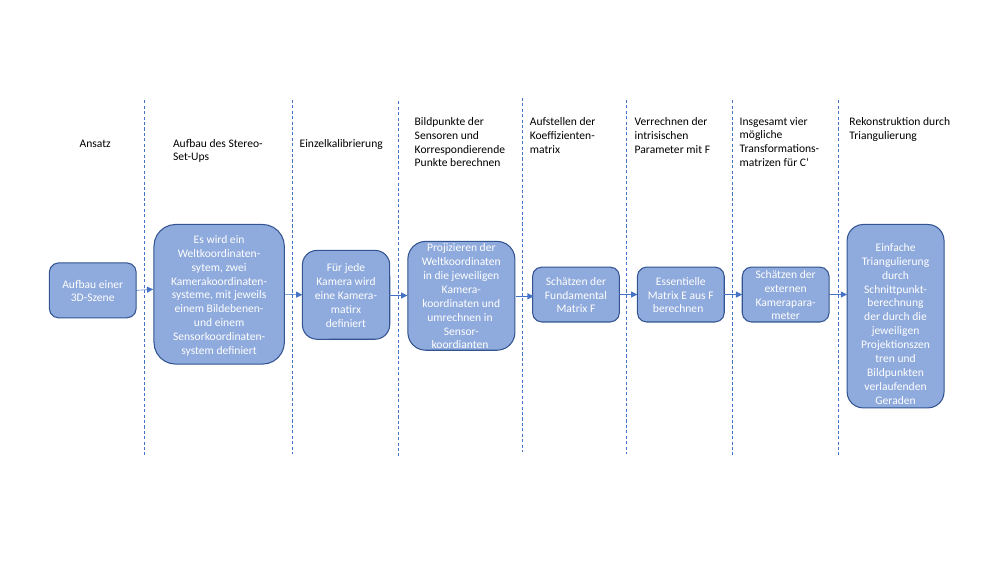
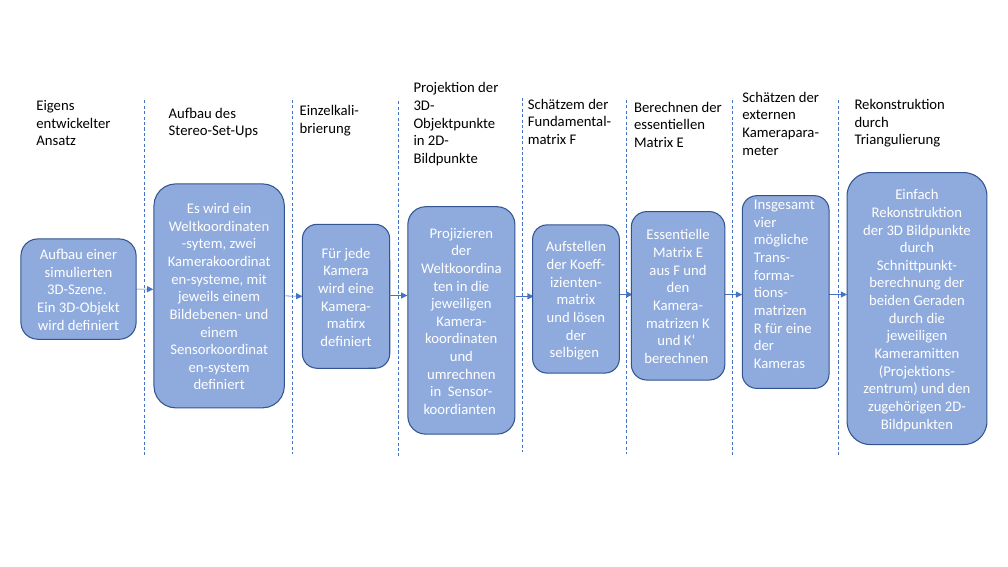
Before and after one commit to anjak610/MasterDuCC, a slide deck: slide 2 of Thesis/ThesisArbeit_V3/images/ArbeitsProzessReal.pptx. Drawn at 1008x567 pixels with LibreOffice and Linux fonts; fonts in the diff are those of the drawing. Boxes give left, top, right and bottom in pixels: in the first picture for what was removed or moved away, otherwise in the second. Text is boxed around its words. In the diff, an @@ line names an element or a change of style, - is before the commit and + after.

```diff
--- a/Thesis/ThesisArbeit_V3/images/ArbeitsProzessReal.pptx
+++ b/Thesis/ThesisArbeit_V3/images/ArbeitsProzessReal.pptx
@@ text at bbox=[414, 82, 498, 166]: text changed; size 11 to 14 pt @@
-Bildpunkte der Sensoren und Korrespondierende
-Punkte berechnen
+Projektion der 3D-Objektpunkte in 2D-Bildpunkte
@@ text "Schätzen der externen Kamerapara-meter": place and size @@
-text "Schätzen der externen Kamerapara-meter" at bbox=[743, 267, 830, 322]
+text "Schätzen der externen Kamerapara-meter" at bbox=[742, 91, 819, 155]
@@ text "Schätzen der externen Kamerapara-meter" at bbox=[742, 91, 819, 155]: size 11 to 14 pt, text colour #FFFFFF to #000000; alignment centre to left; vertical alignment middle to top; fill #8FAADC to none; outline #325491 1 pt to none @@
@@ text at bbox=[36, 100, 110, 145]: text changed; size 11 to 14 pt @@
-Ansatz
+Eigens entwickelter Ansatz
@@ text "Aufbau des Stereo-Set-Ups": place and size @@
-text "Aufbau des Stereo-Set-Ups" at bbox=[173, 139, 263, 162]
+text "Aufbau des Stereo-Set-Ups" at bbox=[169, 107, 258, 138]
@@ text at bbox=[300, 104, 359, 136]: text changed; size 11 to 14 pt @@
-Einzelkalibrierung
+Einzelkali-brierung
@@ text at bbox=[528, 98, 611, 144]: text changed; size 11 to 14 pt @@
-Aufstellen der Koeffizienten-matrix
+Schätzem der Fundamental-matrix F
@@ text added at bbox=[634, 101, 722, 147], 14 pt, text #000000 @@
+Berechnen der essentiellen Matrix E
@@ text removed at bbox=[635, 117, 710, 153] @@
-Verrechnen der intrisischen Parameter mit F
@@ text removed at bbox=[740, 117, 820, 166] @@
-Insgesamt vier mögliche Transformations-matrizen für C‘
@@ size 11 to 14 pt in 5 elements at bbox=[154, 184, 284, 408], bbox=[302, 225, 390, 368], bbox=[169, 107, 258, 138], bbox=[408, 206, 515, 434], bbox=[855, 99, 945, 147] @@
@@ text "Rekonstruktion durch Triangulierung": place and size @@
-text "Rekonstruktion durch Triangulierung" at bbox=[849, 117, 950, 141]
+text "Rekonstruktion durch Triangulierung" at bbox=[855, 99, 945, 147]
@@ rounded rectangle "Einfach Rekonstruktion der 3D Bildpunkte ...": place and size @@
-rounded rectangle "Einfach Rekonstruktion der 3D Bildpunkte ..." at bbox=[848, 225, 944, 408]
+rounded rectangle "Einfach Rekonstruktion der 3D Bildpunkte ..." at bbox=[848, 172, 988, 445]
@@ rounded rectangle "Es wird ein Weltkoordinaten-sytem, zwei ...": place and size @@
-rounded rectangle "Es wird ein Weltkoordinaten-sytem, zwei ..." at bbox=[154, 225, 284, 364]
+rounded rectangle "Es wird ein Weltkoordinaten-sytem, zwei ..." at bbox=[154, 184, 284, 408]
@@ rounded rectangle "Projizieren der Weltkoordinaten in die ...": place and size @@
-rounded rectangle "Projizieren der Weltkoordinaten in die ..." at bbox=[408, 241, 515, 350]
+rounded rectangle "Projizieren der Weltkoordinaten in die ..." at bbox=[408, 206, 515, 434]
@@ rounded rectangle added at bbox=[743, 196, 830, 389], fill #8FAADC, outline #325491 1 pt, 14 pt, text #FFFFFF @@
+Insgesamt vier mögliche Trans-forma-tions-matrizen R für eine der Kameras
@@ text in rounded rectangle at bbox=[863, 189, 971, 431]: text changed; size 11 to 14 pt @@
-Einfache Triangulierung durch Schnittpunkt-berechnung der durch die jeweiligen Projektionszentren und Bildpunkten verlaufenden Geraden
+Einfach Rekonstruktion der 3D Bildpunkte durch Schnittpunkt-berechnung der beiden Geraden durch die jeweiligen Kameramitten (Projektions-zentrum) und den zugehörigen 2D-Bildpunkten
@@ rounded rectangle "Aufbau einer simulierten 3D-Szene.": place and size @@
-rounded rectangle "Aufbau einer simulierten 3D-Szene." at bbox=[49, 263, 136, 318]
+rounded rectangle "Aufbau einer simulierten 3D-Szene." at bbox=[21, 239, 136, 340]
@@ rounded rectangle "Für jede Kamera wird eine ...": place and size @@
-rounded rectangle "Für jede Kamera wird eine ..." at bbox=[302, 250, 390, 340]
+rounded rectangle "Für jede Kamera wird eine ..." at bbox=[302, 225, 390, 368]
@@ rounded rectangle added at bbox=[532, 225, 619, 373], fill #8FAADC, outline #325491 1 pt, 14 pt, text #FFFFFF @@
+Aufstellen der Koeff-izienten-matrix und lösen der selbigen
@@ rounded rectangle "Essentielle Matrix E aus F ...": place and size @@
-rounded rectangle "Essentielle Matrix E aus F ..." at bbox=[637, 267, 724, 322]
+rounded rectangle "Essentielle Matrix E aus F ..." at bbox=[631, 212, 725, 380]
@@ text in rounded rectangle at bbox=[644, 229, 710, 363]: text changed; size 11 to 14 pt @@
-Essentielle Matrix E aus F berechnen
+Essentielle Matrix E aus F und den Kamera-matrizen K und K‘ berechnen
@@ text in rounded rectangle at bbox=[37, 249, 120, 330]: text changed; size 11 to 14 pt @@
-Aufbau einer 3D-Szene
+Aufbau einer simulierten 3D-Szene.
+Ein 3D-Objekt wird definiert
@@ rounded rectangle removed at bbox=[532, 267, 619, 322] @@
-Schätzen der Fundamental Matrix F
@@ arrow moved from (619, 295) - (637, 295) to (619, 295) - (633, 295) @@
```
Also in this commit, not shown: 2 other slides changed, 17 other files.
